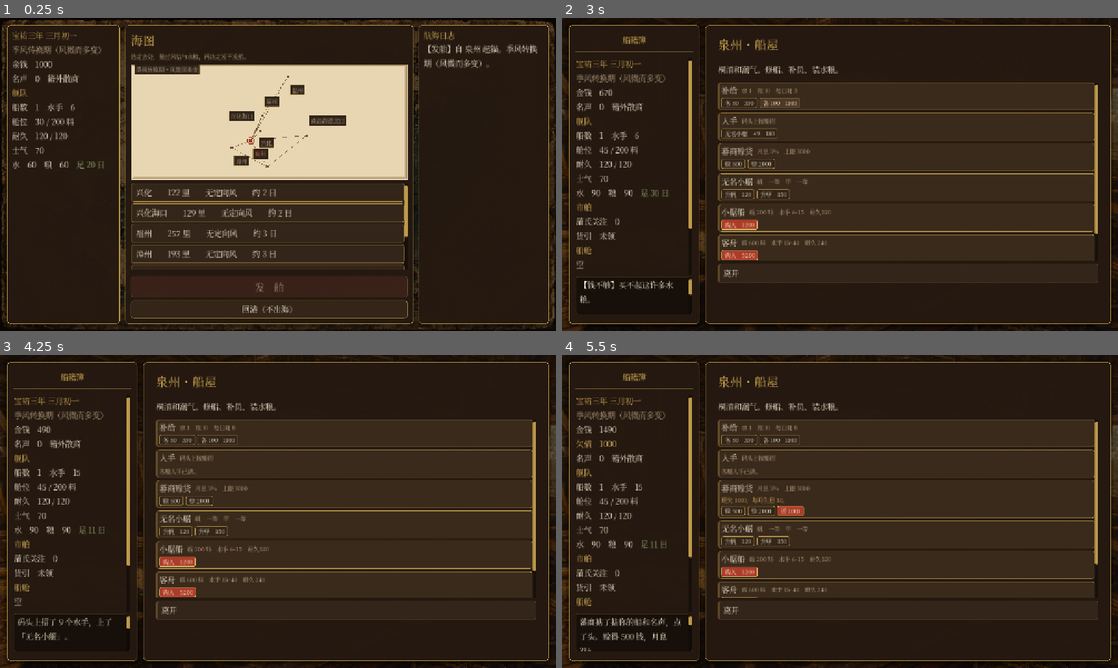
Above: before the commit, frames 1-4 (two rows, left to right).
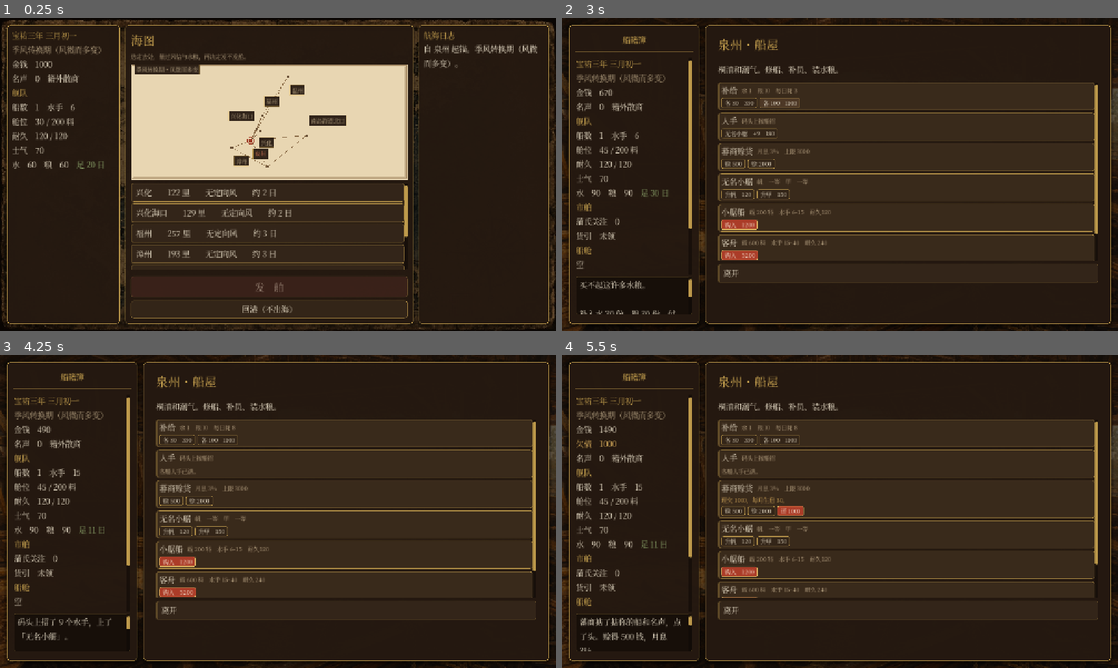
Above: after the commit, the same moments.

Repository: haru225-coder/nk1
Game: Godot game, scene res://scenes/SeaChart.tscn
The game is run twice, just before and just after one commit, with the same random seed, the same clock (stepped at 60 frames per second) and the same inputs. This scene is started directly instead of the project's main scene.
Inputs (mouse positions are in pixels of both pictures, inside the frame that each line leads up to):
- Up to frame 1 (0.25 s): no input
- Up to frame 2 (3 s): click "回港（不出海）" at 0.5 s; click (773, 111) at 1.27 s; click "各 30 330" at 2 s; click "各 100 1100" at 2.75 s
- Up to frame 3 (4.25 s): click "无名小艍 +9 180" at 3.5 s
- Up to frame 4 (5.5 s): click "赊 500" at 4.25 s; click "赊 500" at 5 s

The runs differ from the first frame. In frame 1, 0.5% of the frame differs, in the area x 76-97%, y 8-16%; in frame 2, 0.4%; in frame 3, less than 0.1%; in frame 4, less than 0.1%.

Commit message:
fix(ui): 序章内页补进门一句，日志去掉方括号
内景页正文仍留在数据里。进门先写屋子说明，点调查项再接原文。航海日志和船籍簿边注不再显示开头的方括号标签。

Co-authored-by: haru225-coder <haru225-coder@users.noreply.github.com>

Diff:
--- a/scripts/Main.gd
+++ b/scripts/Main.gd
@@ -288,7 +288,7 @@
 
 
 func log_msg(text: String) -> void:
-	message_label.text = text + "\n\n" + message_label.text
+	message_label.text = UiTheme.plain_log(text) + "\n\n" + message_label.text
 
 
 # ══════════════════════════════════════════════════════
@@ -441,6 +441,23 @@
 	if port_name == "" or port_name == port_id:
 		port_name = "兴化"
 	return "%s・%s" % [port_name, place]
+
+
+## 内景页的 JSON 正文是空的。进门补一句屋子说明，点调查项才展开原文。
+func _interior_lead(scene_id: String) -> String:
+	match scene_id:
+		"city_guild":
+			return "行首正与几名蕃商核对舱位。墙上钉着一张抄来的远港价目。"
+		"city_residence":
+			return "一间租来的下处，屋角堆着几卷未拆的旧账。"
+		"city_exam":
+			return "贡院朱门紧闭。今科未开，阶下只有几个背着书箧的士子在张望。"
+		"city_tavern":
+			return "劣酒和喧哗。邻桌有人压低了声音。"
+		"city_shipyard":
+			return "桐油和潮气。坞里还停着没漆完的船板。"
+		_:
+			return ""
 
 
 # ══════════════════════════════════════════════════════
@@ -1126,13 +1143,13 @@
 		_slip_title(fit, sname, "帆　%s　甲　%s" % [_fit_rank(slv), _fit_rank(alv)])
 		var fit_row := _slip_row(fit)
 		if Fleet.is_sail_max(i):
-			_slip_note(fit, "帆已满级。")
+			_slip_note(fit, "帆已是三等。")
 		else:
 			var scost: int = Fleet.upgrade_cost(i, "sail")
 			var sail_chip := _slip_chip(fit_row, "升帆　%d" % scost, _on_upgrade.bind(i, "sail", scost))
 			sail_chip.tooltip_text = "航速 ×%.2f" % (1.0 + 0.12 * slv)
 		if Fleet.is_armor_max(i):
-			_slip_note(fit, "甲已满级。")
+			_slip_note(fit, "甲已是三等。")
 		else:
 			var acost: int = Fleet.upgrade_cost(i, "armor")
 			var armor_chip := _slip_chip(fit_row, "升甲　%d" % acost, _on_upgrade.bind(i, "armor", acost))
@@ -2144,6 +2161,8 @@
 	var shown_body := str(scene_data.get("body", "")).strip_edges()
 	if shown_body == "":
 		shown_body = str(scene_data.get("cg_sub", "")).strip_edges()
+	if shown_body == "" and str(scene_data.get("title", "")).strip_edges() == "内景":
+		shown_body = _interior_lead(str(scene_data.get("id", "")))
 	body_text.text = _unescape_scene_text(shown_body)
 
 	var investigations = scene_data.get("investigations", [])
--- a/scripts/SeaChart.gd
+++ b/scripts/SeaChart.gd
@@ -35,7 +35,7 @@
 	GameManager.monthly_notice.connect(_log)
 	_refresh_ports()
 	_refresh_status()
-	_log("【发舶】自 %s 起锚。%s。" % [GameManager.get_port_name(origin_port), Calendar.get_monsoon_desc()])
+	_log("自 %s 起锚。%s。" % [GameManager.get_port_name(origin_port), Calendar.get_monsoon_desc()])
 
 
 # ══════════════════════════════════════════════════════
@@ -567,7 +567,7 @@
 
 
 func _log(text: String) -> void:
-	log_label.text = text + "\n\n" + log_label.text
+	log_label.text = UiTheme.plain_log(text) + "\n\n" + log_label.text
 
 
 func _ink(c: Color, text: String) -> String:
--- a/scripts/core/UiTheme.gd
+++ b/scripts/core/UiTheme.gd
@@ -350,6 +350,21 @@
 	lbl.add_theme_color_override("font_color", Color(GOLD, 0.92))
 
 
+## 日志开头的【舱满】【钱不够】一类标签是原型告警，句子留下。
+## 色标包在外面时也去掉标签，不拆 bbcode。
+static func plain_log(text: String) -> String:
+	var open := text.find("【")
+	if open < 0 or open > 24:
+		return text
+	var close := text.find("】", open + 1)
+	if close < 0 or close - open > 8:
+		return text
+	var head := text.substr(0, open).strip_edges()
+	if head != "" and not head.begins_with("[color="):
+		return text
+	return (text.substr(0, open) + text.substr(close + 1)).strip_edges()
+
+
 ## 给 AcceptDialog 套绢本面板。accent_ok=朱砂确定钮。
 static func style_dialog(dlg: AcceptDialog, accent_ok := false) -> void:
 	dlg.theme = theme()
--- a/tools/godot_smoke.gd
+++ b/tools/godot_smoke.gd
@@ -88,6 +88,10 @@
 	var dlg := AcceptDialog.new()
 	UiTheme.style_dialog(dlg, true)
 	_check(dlg.get_theme_stylebox("panel") != null, "UiTheme.style_dialog 给弹窗套绢本面板", fails)
+	_check(UiTheme.plain_log("【钱不够】牙人摇头。") == "牙人摇头。", "日志去掉方括号标签", fails)
+	_check(UiTheme.plain_log("买入瓷器 ×1。") == "买入瓷器 ×1。", "普通日志原样保留", fails)
+	_check(UiTheme.plain_log("[color=#aabbcc]【欠饷】已拖欠。[/color]") == "[color=#aabbcc]已拖欠。[/color]",
+		"色标里的方括号标签也去掉", fails)
 	dlg.free()
 	var choice := Button.new()
 	UiTheme.style_choice_button(choice)
@@ -157,6 +161,10 @@
 		"船壳改装写成一等二等三等", fails)
 	_check(main_src.find("func _interior_title") >= 0 and main_src.find("未命名设施") < 0,
 		"序章内页改写成港名去处，港卡不写未命名设施", fails)
+	_check(main_src.find("func _interior_lead") >= 0 and main_src.find("UiTheme.plain_log") >= 0,
+		"序章内页进门有一句，日志走 plain_log", fails)
+	_check(chart_src.find("【发舶】") < 0 and chart_src.find("UiTheme.plain_log") >= 0,
+		"海图日志不再写发舶标签", fails)
 	_check(main_src.find("请选择") < 0 and main_src.find("区域施工中") < 0,
 		"调查页用决断，缺页不再写施工中", fails)
 	var main_tscn := FileAccess.get_file_as_string("res://scenes/Main.tscn")
Not shown, changed: docs/复刻设计_大航海时代标准.md
Not shown, changed: tools/check_symbols.py
